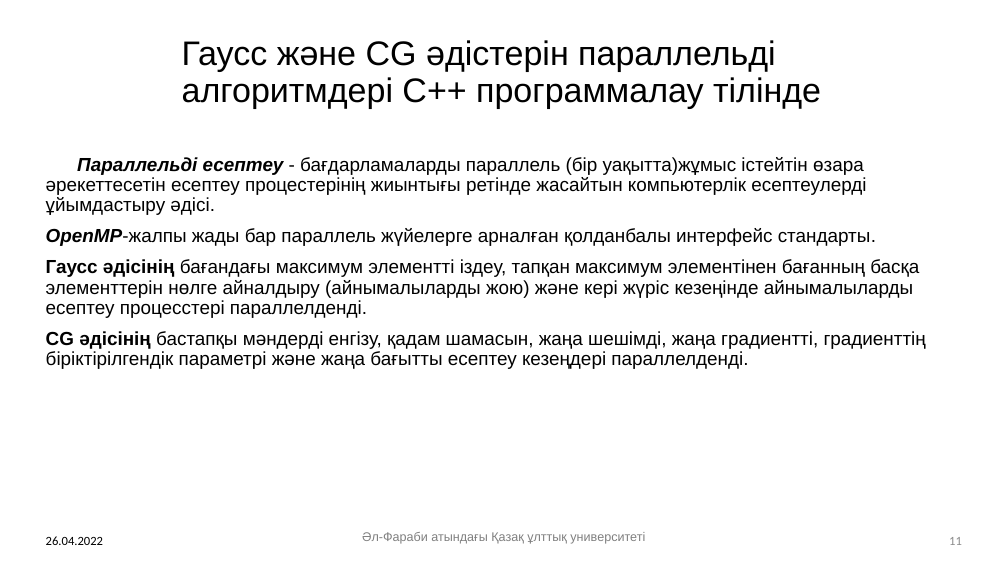
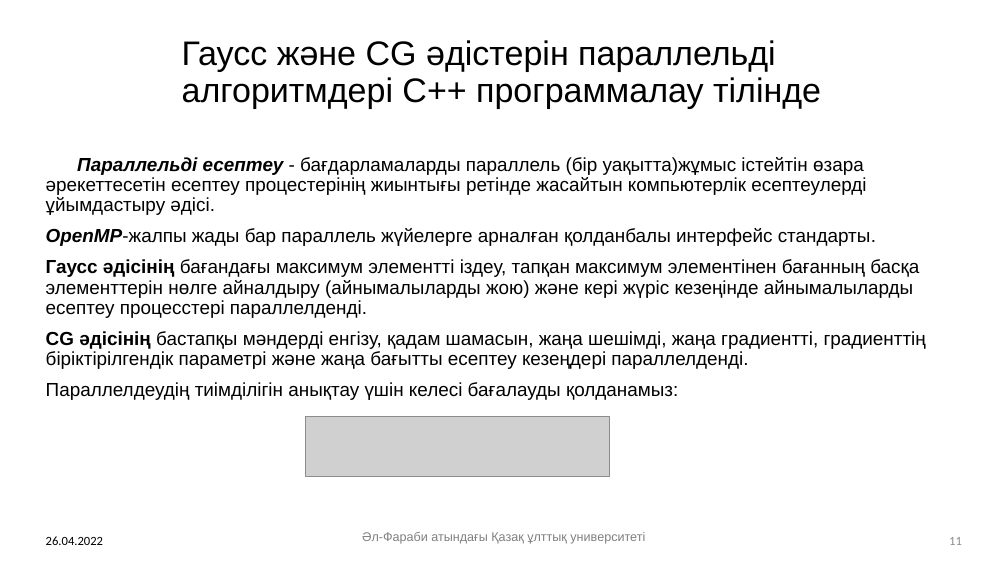
Before and after one commit to Narqyz/satj, a slide deck: slide 11 of Пример каз.pptx. Drawn at 1008x567 pixels with LibreOffice and Linux fonts; fonts in the diff are those of the drawing; grey boxes stand for pictures; background and template pictures are left out. Boxes give left, top, right and bottom in pixels: in the first picture for what was removed or moved away, otherwise in the second. Text is boxed around its words. In the diff, an @@ line names an element or a change of style, - is before the commit and + after.

```diff
--- a/Пример каз.pptx
+++ b/Пример каз.pptx
@@ text at bbox=[46, 382, 678, 400]: paragraph added @@
+Параллелдеудің тиімділігін анықтау үшін келесі бағалауды қолданамыз:
@@ picture added at bbox=[306, 417, 610, 476] @@
```
Also in this commit, not shown: 6 other slides changed.
